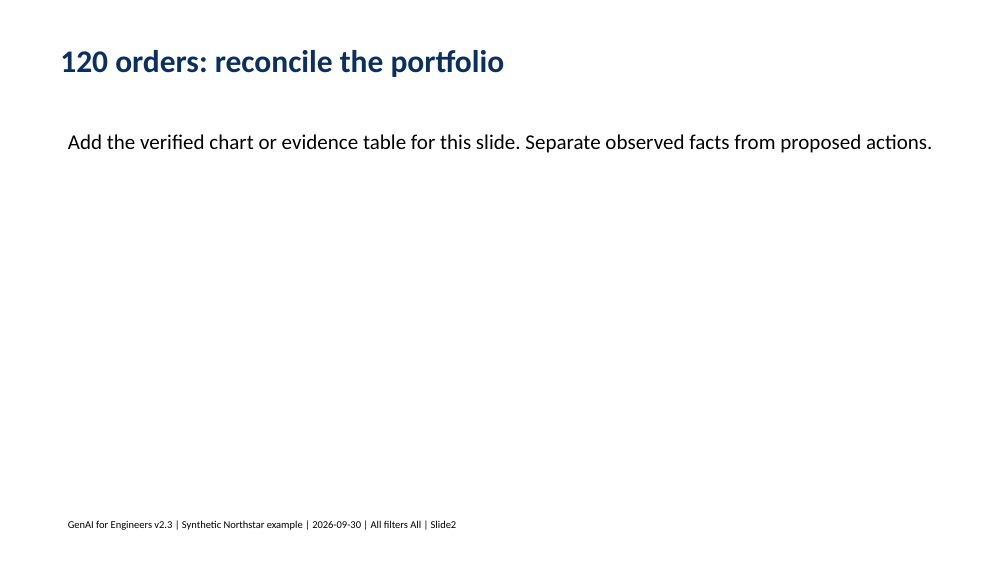
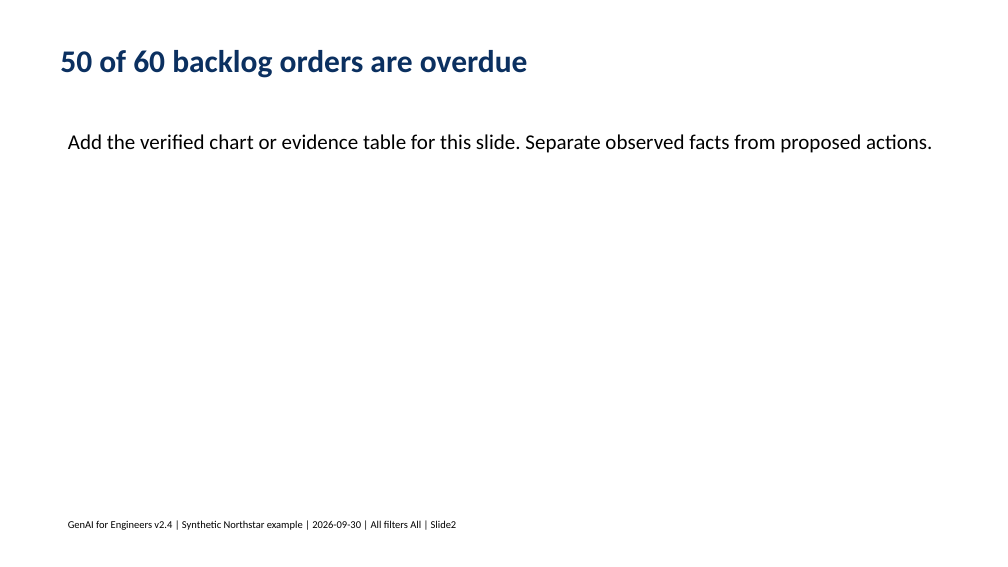
Before and after one commit to tertiarycourses/IES-GenAI-for-Engineers, a slide deck: slide 2 of labs/lab-02-word-to-powerpoint-and-outlook/data/templates/Northstar_Management_Deck_Template.pptx. Drawn at 1008x567 pixels with LibreOffice and Linux fonts; fonts in the diff are those of the drawing. Boxes give left, top, right and bottom in pixels: in the first picture for what was removed or moved away, otherwise in the second. Text is boxed around its words. In the diff, an @@ line names an element or a change of style, - is before the commit and + after.

```diff
--- a/labs/lab-02-word-to-powerpoint-and-outlook/data/templates/Northstar_Management_Deck_Template.pptx
+++ b/labs/lab-02-word-to-powerpoint-and-outlook/data/templates/Northstar_Management_Deck_Template.pptx
@@ text at (x1=60, y1=50, x2=528, y2=78): text changed @@
-120 orders: reconcile the portfolio
+50 of 60 backlog orders are overdue
@@ text at (x1=68, y1=520, x2=457, y2=530): text changed @@
-GenAI for Engineers v2.3 | Synthetic Northstar example | 2026-09-30 | All filters All | Slide2
+GenAI for Engineers v2.4 | Synthetic Northstar example | 2026-09-30 | All filters All | Slide2
```
Also in this commit, not shown: 3 other slides changed, 4 slides removed, 52 other files.
